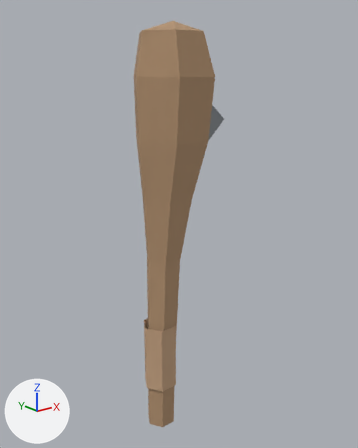
One commit to the OBJ model assets/models/character/tool_club.obj: the scene before it, then after it.
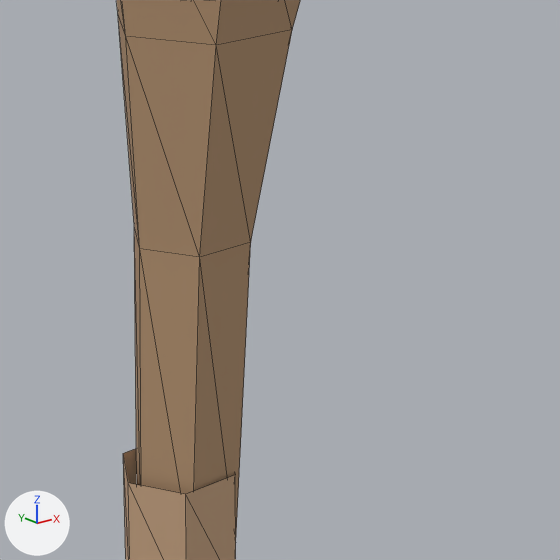
There are two pictures of each version: one whole from a camera (50 mm lens) standing at (-0.579, -0.792, 0.334) and looking at (0.067, 0.015, 0.011), one close up on the part from 31% to 75% of the width and 43% to 78% of the height. The lights are fixed; the arrows at lower left show +X, +Y and +Z. The last two pictures show the newer version. The close-ups show mesh edges as thin lines. Where no turn or scale is listed for an object, it has been applied to the vertices.

Before the edit, the objects in view are built like this:
```python
me_tool_club = bpy.data.meshes.new('tool_club')
me_tool_club.from_pydata(...)  # 67 vertices, 114 faces; spans x -0.045..0.18, y -0.074..0.074, z -0.47..0.42
# faces by material slot: [84, 6, 24]
me_tool_club.materials.append(mat_mat_wood)  # brown #b1906f
me_tool_club.materials.append(mat_mat_stone)  # grey #868b90
me_tool_club.materials.append(mat_mat_clothing)  # beige #c4a281
# before: 55 (0.038, 0.0, -0.28), 56 (0.019, -0.033, -0.28), 57 (-0.019, -0.033, -0.28), 58 (-0.038, 0.0, -0.28), 59 (-0.019, 0.033, -0.28)
# before: 60 (0.019, 0.033, -0.28), 61 (0.038, 0.0, -0.2), 62 (0.019, -0.033, -0.2) at pixel (235, 474), 63 (-0.019, -0.033, -0.2) at pixel (185, 494), 64 (-0.038, 0.0, -0.2) at pixel (128, 482)
# before: 65 (-0.019, 0.033, -0.2) at pixel (123, 453), 66 (0.019, 0.033, -0.2)
ob_tool_club = bpy.data.objects.new('tool_club', me_tool_club)
ob_tool_club.location = (0.0, 0.0, 0.0)
```
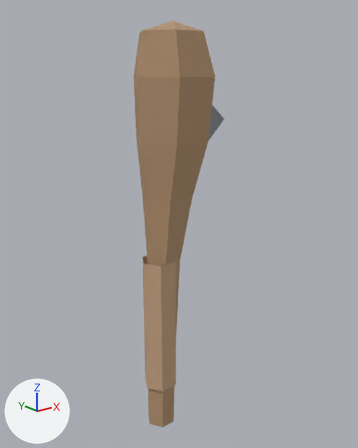
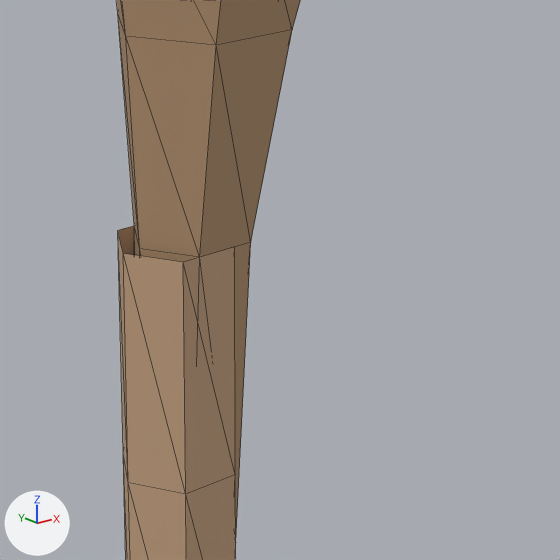
Where the change shows, as pixel boxes (x1, y1, x2, y2) in the close-ups (560 x 560 px; the box of a moved part takes in the faces that stretch with it):
part 1 of me_tool_club, moved or reshaped: before (123, 449, 236, 560); after (118, 226, 236, 560)

The edits, one by one:
me_tool_club has 67 vertices, 114 faces and spans x -0.045..0.18, y -0.074..0.074, z -0.47..0.42.
me_tool_club is used by ob_tool_club; location (0.0, 0.0, 0.0).
Part 1, on me_tool_club:
Vertices 55 to 60 of me_tool_club move by (0.0, 0.0, 0.08).
Vertices 61 to 66 of me_tool_club move by (0.0, 0.0, 0.15).
